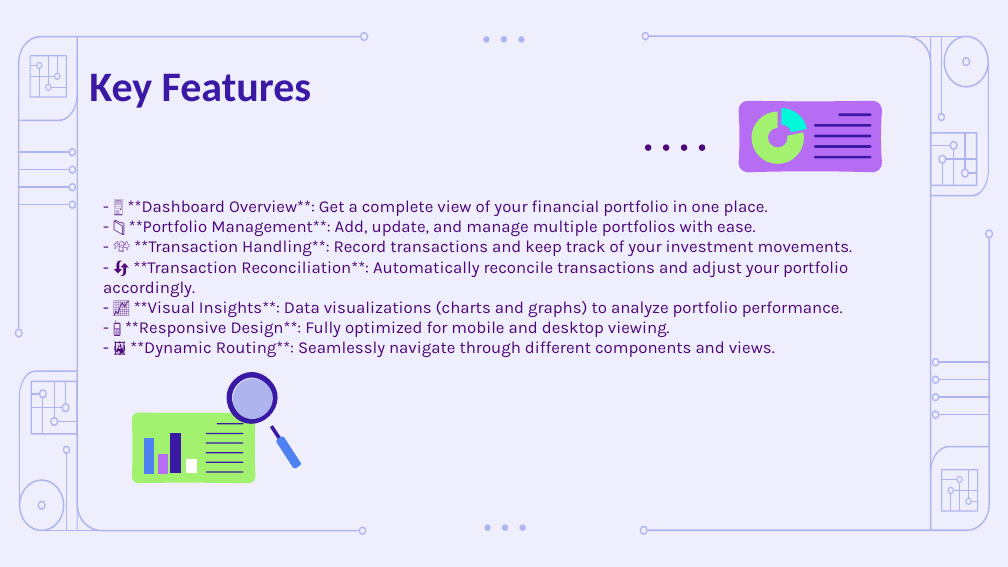
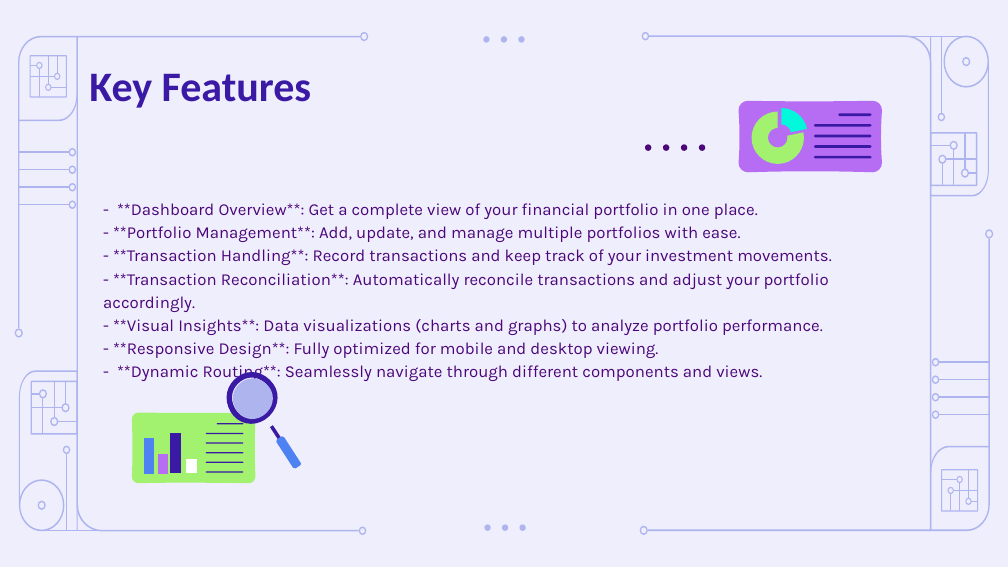
Before and after one commit to MoroboshiDann/portfolio-management-team2, a slide deck: slide 5 of Artificial Intelligence in Finance Pitch Deck by Slidesgo.odp. Drawn at 1008x567 pixels with LibreOffice and Linux fonts; fonts in the diff are those of the drawing. Boxes give left, top, right and bottom in pixels: in the first picture for what was removed or moved away, otherwise in the second. Text is boxed around its words. In the diff, an @@ line names an element or a change of style, - is before the commit and + after.

Commit message:
ppt

```diff
--- a/Artificial Intelligence in Finance Pitch Deck by Slidesgo.odp
+++ b/Artificial Intelligence in Finance Pitch Deck by Slidesgo.odp
@@ subtitle at (103, 203, 831, 383): text changed @@
-- 🖥️ **Dashboard Overview**: Get a complete view of your financial portfolio in one place.
-- 📁 **Portfolio Management**: Add, update, and manage multiple portfolios with ease.
-- 💸 **Transaction Handling**: Record transactions and keep track of your investment movements.
-- 🔄 **Transaction Reconciliation**: Automatically reconcile transactions and adjust your portfolio accordingly.
-- 📈 **Visual Insights**: Data visualizations (charts and graphs) to analyze portfolio performance.
-- 📱 **Responsive Design**: Fully optimized for mobile and desktop viewing.
-- 🖼️ **Dynamic Routing**: Seamlessly navigate through different components and views.
+- ️ **Dashboard Overview**: Get a complete view of your financial portfolio in one place.
+- **Portfolio Management**: Add, update, and manage multiple portfolios with ease.
+- **Transaction Handling**: Record transactions and keep track of your investment movements.
+- **Transaction Reconciliation**: Automatically reconcile transactions and adjust your portfolio accordingly.
+- **Visual Insights**: Data visualizations (charts and graphs) to analyze portfolio performance.
+- **Responsive Design**: Fully optimized for mobile and desktop viewing.
+- ️ **Dynamic Routing**: Seamlessly navigate through different components and views.
```
Also in this commit, not shown: 5 other slides changed, 1 slide added, 13 slides removed.
